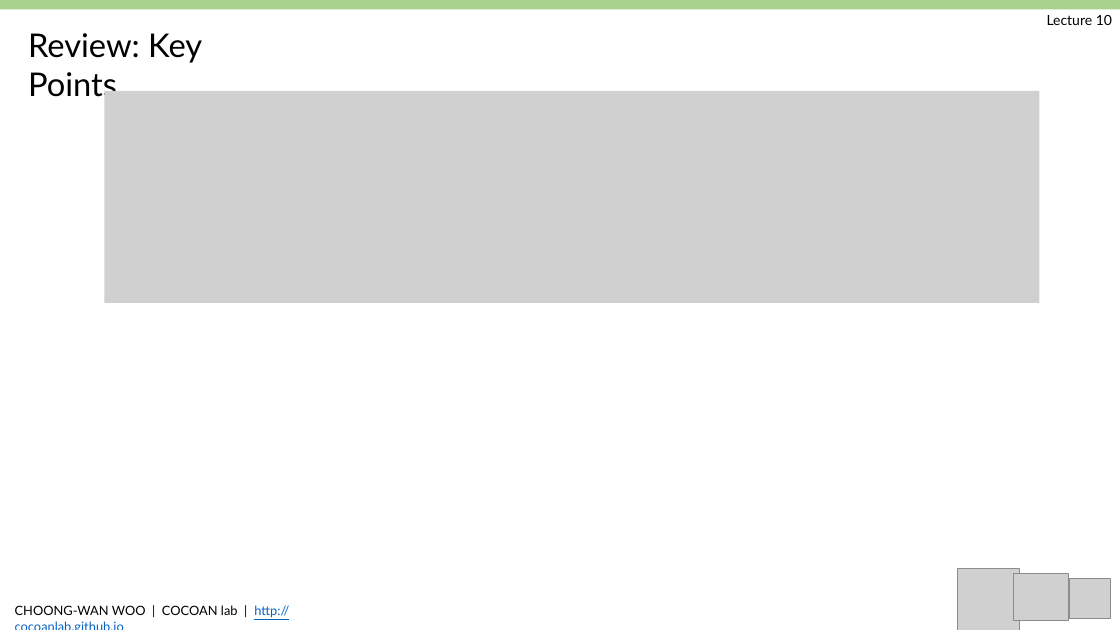
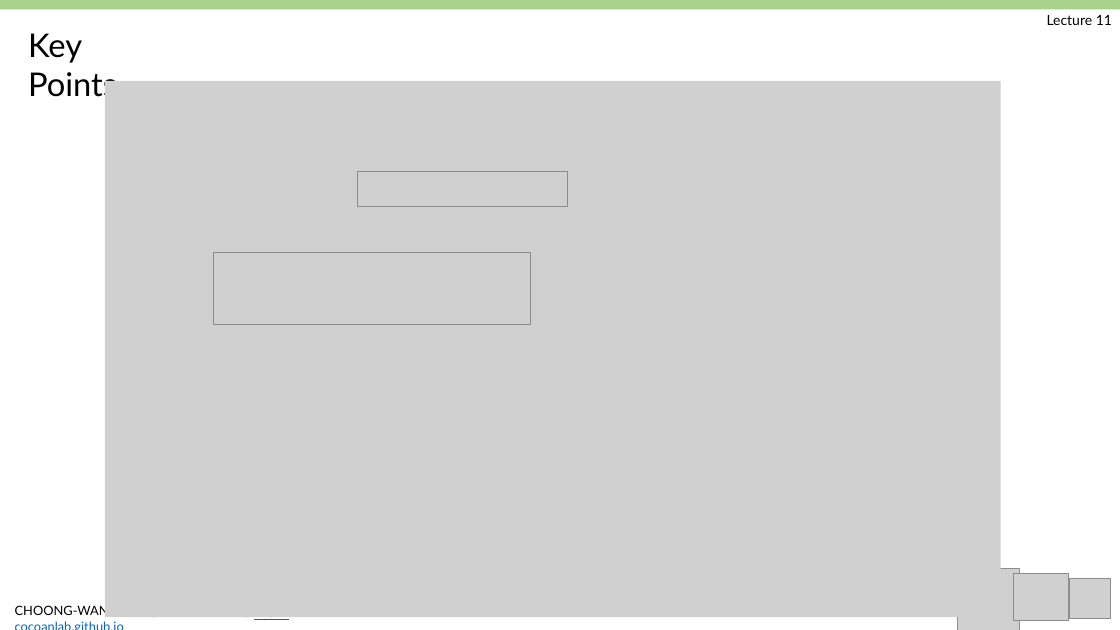
Before and after one commit to jun-hyeok/GBE3037-41_BME-Probability-and-Stability_2019Spring, a slide deck: slide 10 of slides/Woo_GBE3037_L10.pptx (slide 2 before the commit). Drawn at 1120x630 pixels with LibreOffice and Linux fonts; fonts in the diff are those of the drawing; grey boxes stand for pictures. Boxes give left, top, right and bottom in pixels: in the first picture for what was removed or moved away, otherwise in the second. Text is boxed around its words. In the diff, an @@ line names an element or a change of style, - is before the commit and + after.

```diff
--- a/slides/Woo_GBE3037_L10.pptx
+++ b/slides/Woo_GBE3037_L10.pptx
@@ text at (x1=1047, y1=15, x2=1112, y2=25): text changed @@
-Lecture 10
+Lecture 11
@@ text at (x1=28, y1=33, x2=117, y2=102): text changed @@
-Review: Key Points
+Key Points
@@ picture added at (x1=105, y1=81, x2=1002, y2=618) @@
@@ picture removed at (x1=104, y1=91, x2=1039, y2=302) @@
@@ picture added at (x1=357, y1=171, x2=567, y2=207) @@
@@ picture added at (x1=213, y1=253, x2=530, y2=325) @@
```
Also in this commit, not shown: 8 other slides changed, 1 slide added, 5 slides removed, 13 other files.
